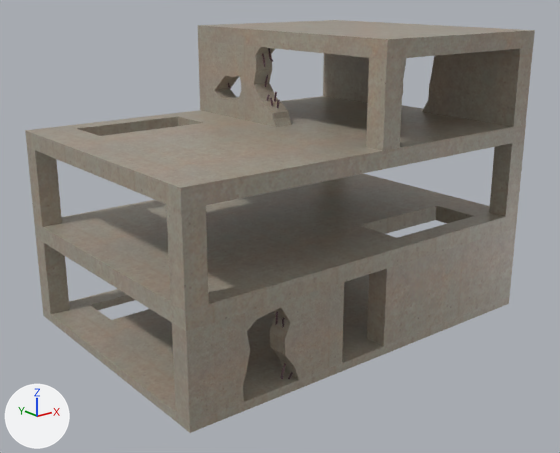
The FBX model Assets/_game/Maps/TheTower/ConstructionSite.fbx: old version first, new version second.
Camera for both pictures: a 50 mm camera at (-46.7, -58.3, 32.4) aimed at (-0.9, -1.1, 9.5). Lighting does not change. The marker at lower left points along +X, +Y and +Z. Where no turn or scale is listed for an object, it has been applied to the vertices. Vertices at the same position are counted once.
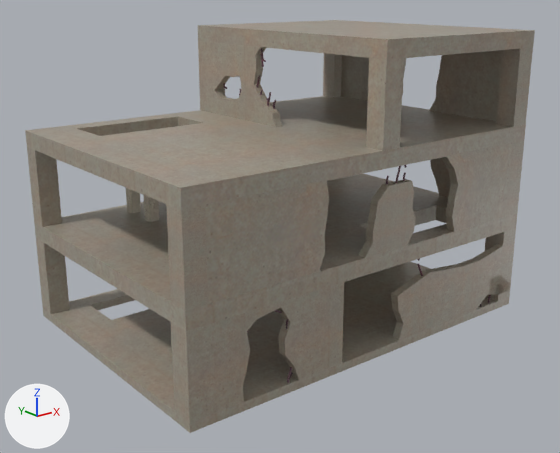
Boxes [x1, y1, x2, y2] around the edits, measured in the pictures (560 x 453 px; the box of a moved part takes in the faces that stretch with it):
'Cube.020', added: after [126, 188, 159, 222]
part 1 of me_cube_019, added: after [205, 180, 329, 304]
part 2 of me_cube_019, added: after [358, 179, 416, 258]
part 3 of me_cube_019, added: after [442, 142, 512, 232]
part 4 of me_cube_019, added (black): after [430, 158, 451, 198]
part 5 of me_cube_019, built on: before [269, 49, 520, 380]; after [166, 48, 533, 380]
part 6 of me_cube_019, moved or reshaped: before [215, 47, 292, 127]; after [215, 47, 282, 127]

What changed in the scene script:
```text
Add img_constructionstairstexturemap_png:
    img_constructionstairstexturemap_png = load_image('ConstructionStairsTextureMap.png', '../../Models/Assets/ConstructionSiteAssets/ConstructionStairs/ConstructionStairsTextureMap.png', 256, 256, 'sRGB')
Add mat_material_002:
    mat_material_002 = principled_material('Material.002')
    mat_material_002.texture = img_constructionstairstexturemap_png
    mat_material_002.roughness = 1.0
Change me_cube_019:
    used by ob_cube_019; location = (0.0, 0.0, 0.0)
    remove me_cube_019.from_pydata(...)  # 382 vertices, 336 faces; spans x -19.9..19.9, y -13.9..13.9, z 0.0..28.1
    add me_cube_019.from_pydata(...)  # 648 vertices, 570 faces; spans x -19.9..19.9, y -13.9..13.9, z 0.0..28.1
    me_cube_019 part 1: a new loose piece of 24 vertices spanning x -17.9..-6.2, y -13.9..-13.1, z 10.0..17.6, in mat_material (picture img_constructionsitetexturemap_png)
    me_cube_019 part 2: a new loose piece of 24 vertices spanning x -1.9..4.3, y -13.9..-13.1, z 10.0..15.9, in mat_material (picture img_constructionsitetexturemap_png)
    me_cube_019 part 3: a new loose piece of 24 vertices spanning x 8.0..17.9, y -13.9..-13.1, z 10.0..17.6, in mat_material (picture img_constructionsitetexturemap_png)
    me_cube_019 part 4: a new loose piece of 24 vertices spanning x 19.1..19.9, y -11.9..-2.6, z 10.0..17.6, in mat_material (picture img_constructionsitetexturemap_png)
    me_cube_019 part 5: 37 vertices moved from x -19.9..-4.3, y -11.9, z 0.8..8.4 to x -19.9..-4.3, y -13.1..-11.7, z 0.8..8.4; 16 vertices removed from x 0.9..17.9, y -13.9..3.1, z 0.8..26.6; 148 vertices added at x -19.9..19.9, y -13.9..13.9, z 0.8..26.6
    me_cube_019 part 6: 31 vertices moved from x 1.8, y 0.4..11.2, z 19.0..26.6 to x 0.6, y 0.4..11.9, z 19.0..26.6; 5 vertices removed from x 1.8, y 8.4..11.2, z 19.0..26.6; 19 vertices added at x 0.6, y 8.4..13.9, z 19.0..26.6
Add me_cube_020:
    me_cube_020.from_pydata(...)  # 174 vertices, 166 faces; spans x -2.04..10.08, y -2.81..1.93, z -0.68..8.67
    me_cube_020.materials.append(mat_material_002)  # picture img_constructionstairstexturemap_png
Add ob_cube_020:
    ob_cube_020 = bpy.data.objects.new('Cube.020', me_cube_020)
    ob_cube_020.location = (-13.77, 9.73, 10.28)
```
